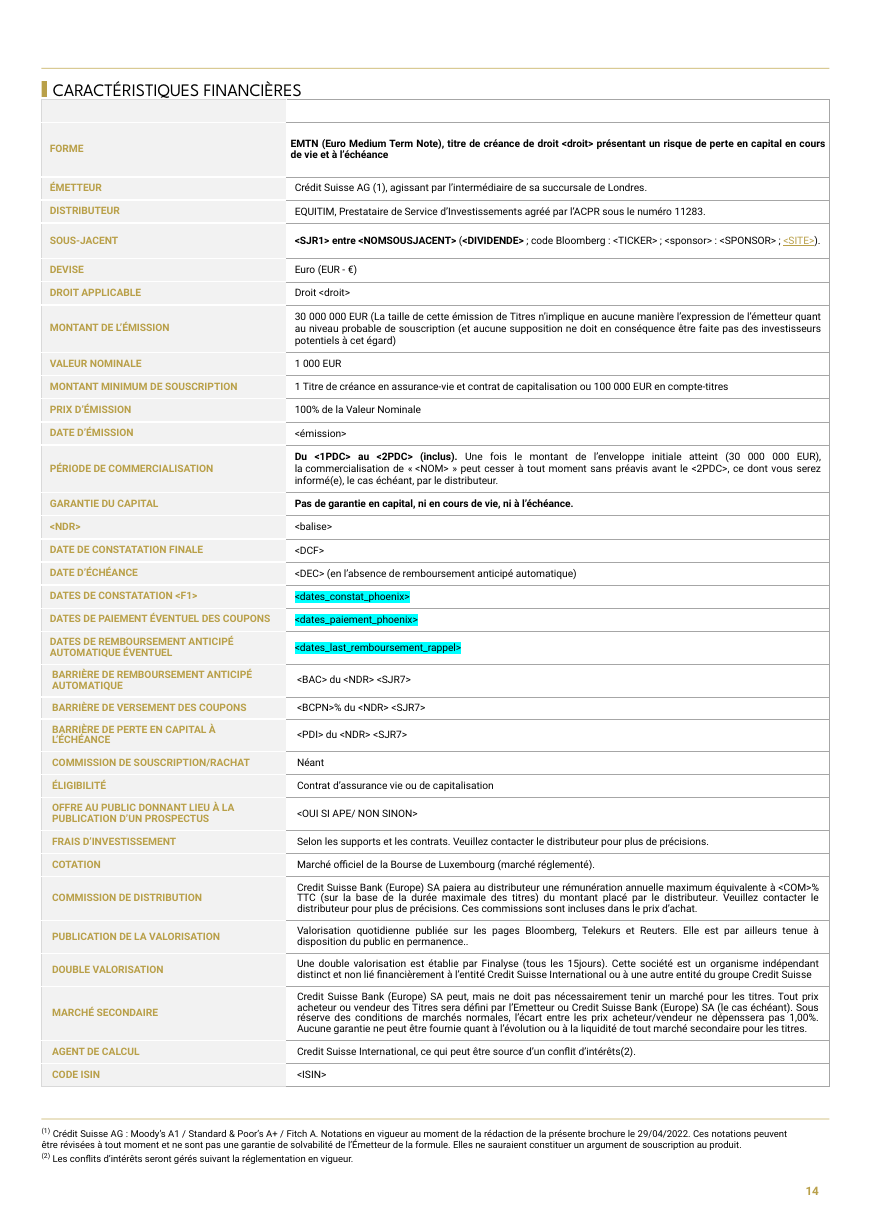
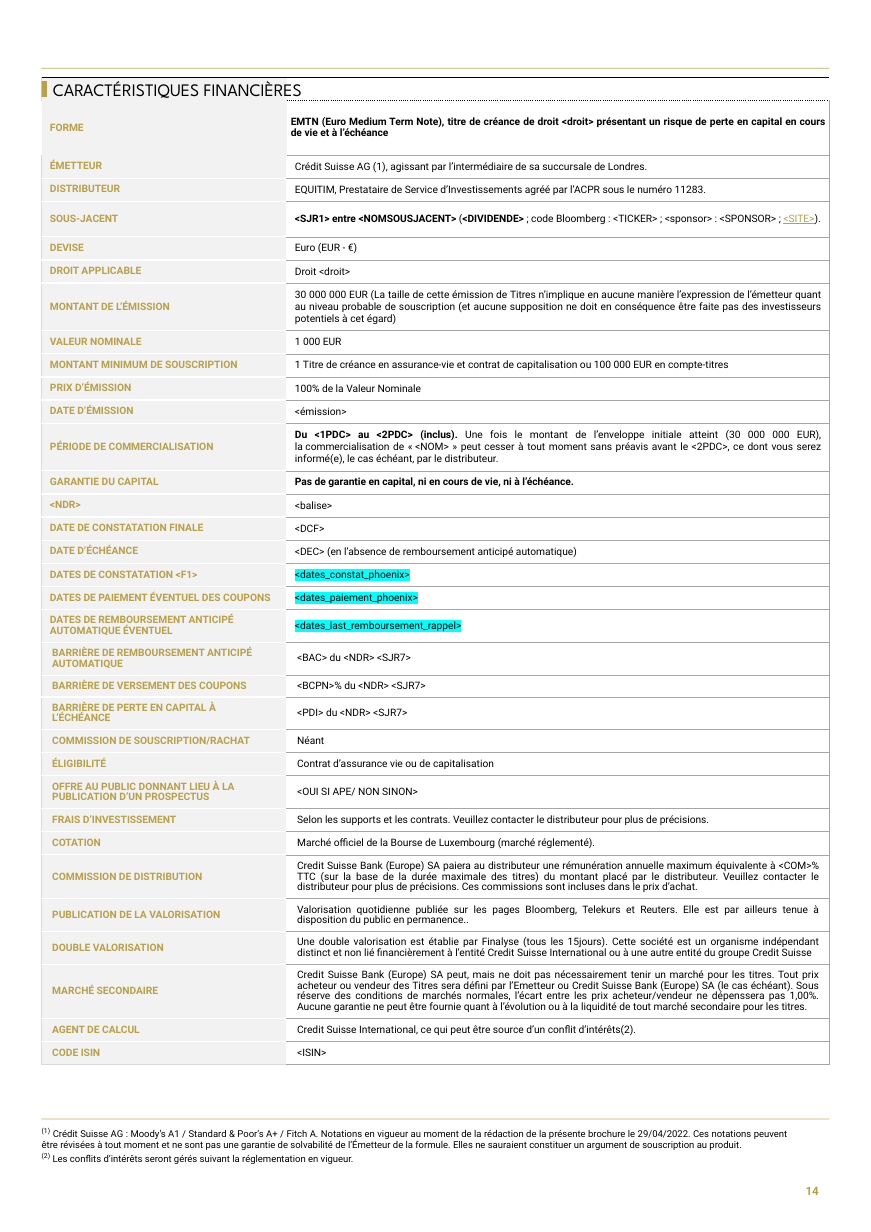
Before and after one commit to guillaumejacquin/equitim-project2, a slide deck: slide 14 of Templates/crédit suisse.pptx. Drawn at 871x1232 pixels with LibreOffice and Linux fonts; fonts in the diff are those of the drawing; background and template pictures are left out. Boxes give left, top, right and bottom in pixels: in the first picture for what was removed or moved away, otherwise in the second. Text is boxed around its words. In the diff, an @@ line names an element or a change of style, - is before the commit and + after.

```diff
--- a/Templates/crédit suisse.pptx
+++ b/Templates/crédit suisse.pptx
@@ table at <box>42,78,830,1060</box> @@
@@ borders changed @@
@@ table: place and size @@
-table at <box>41,99,829,1082</box>
+table at <box>42,78,830,1060</box>
```
Also in this commit, not shown: 7 other slides changed, 1 slide added, 1 slide removed, 12 other files.
